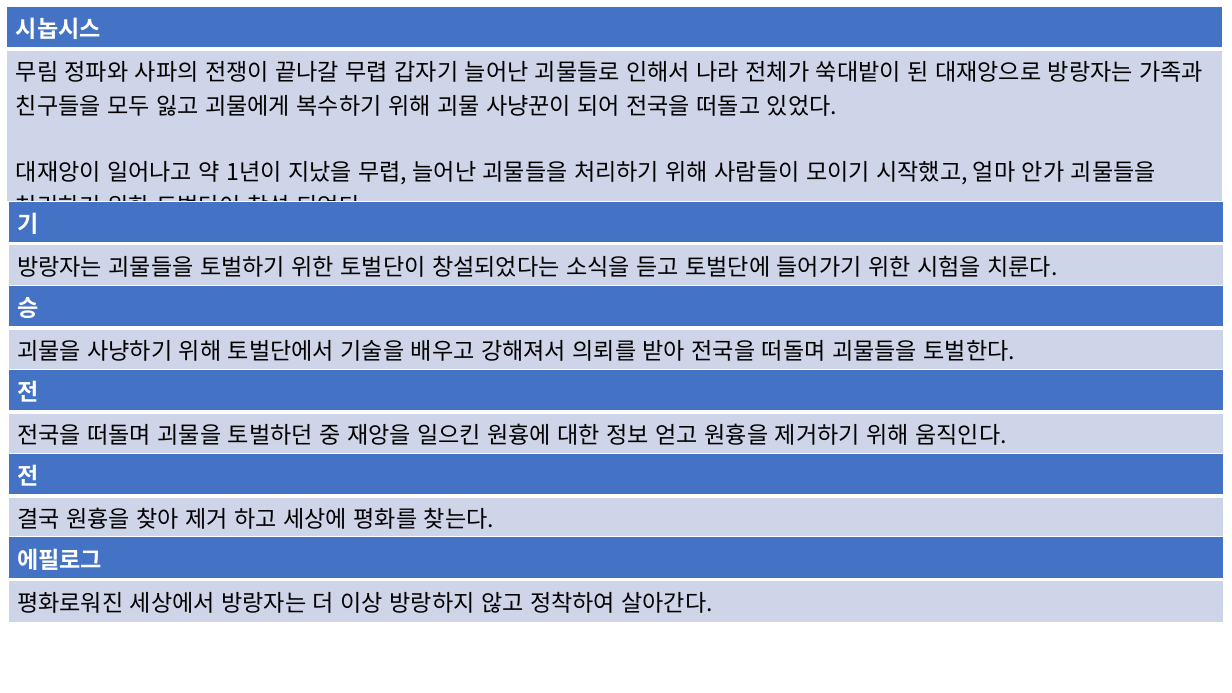
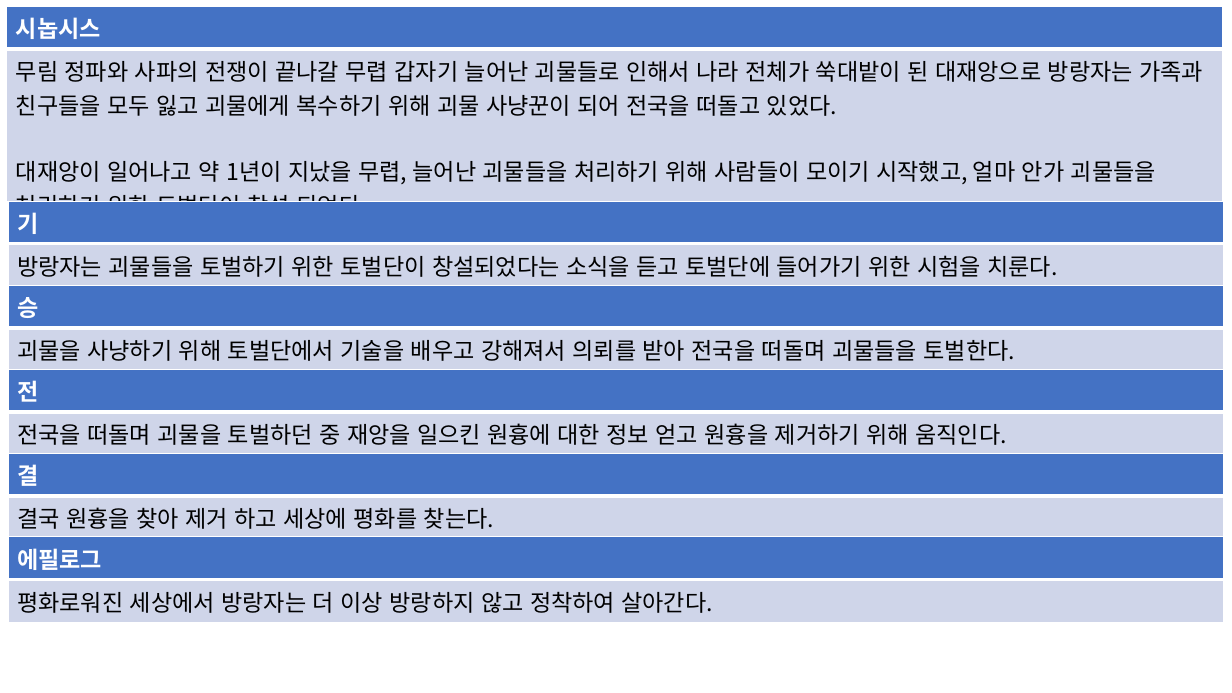
Before and after one commit to yjk0401/unityenginebasic_9th, a slide deck: slide 2 of 기획/메인 스토리 기획서.pptx. Drawn at 1232x693 pixels with LibreOffice and Linux fonts; fonts in the diff are those of the drawing. Boxes give left, top, right and bottom in pixels: in the first picture for what was removed or moved away, otherwise in the second. Text is boxed around its words. In the diff, an @@ line names an element or a change of style, - is before the commit and + after.

```diff
--- a/기획/메인 스토리 기획서.pptx
+++ b/기획/메인 스토리 기획서.pptx
@@ table at <box>8,454,1225,533</box> @@
-row 1, column 1: 전
+row 1, column 1: 결
```
Also in this commit, not shown: 1 other slide changed, 2 slides added.
